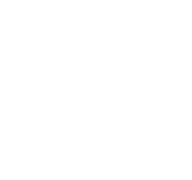
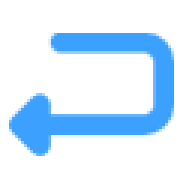
Comparing the layer stacks of the two w=192, h=180 images. Changes:
pixels changed over bbox(9, 33, 174, 156) (layer not identified)
